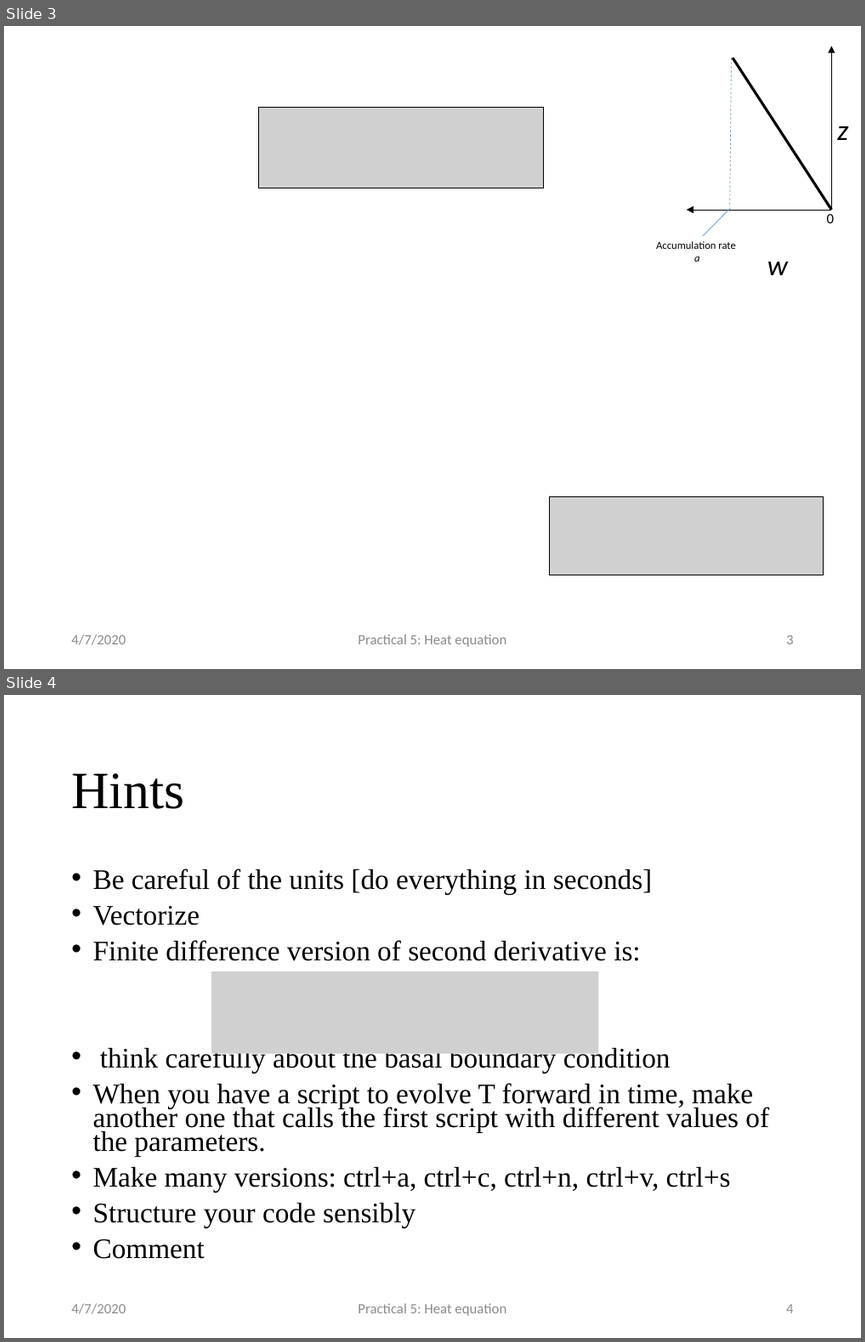
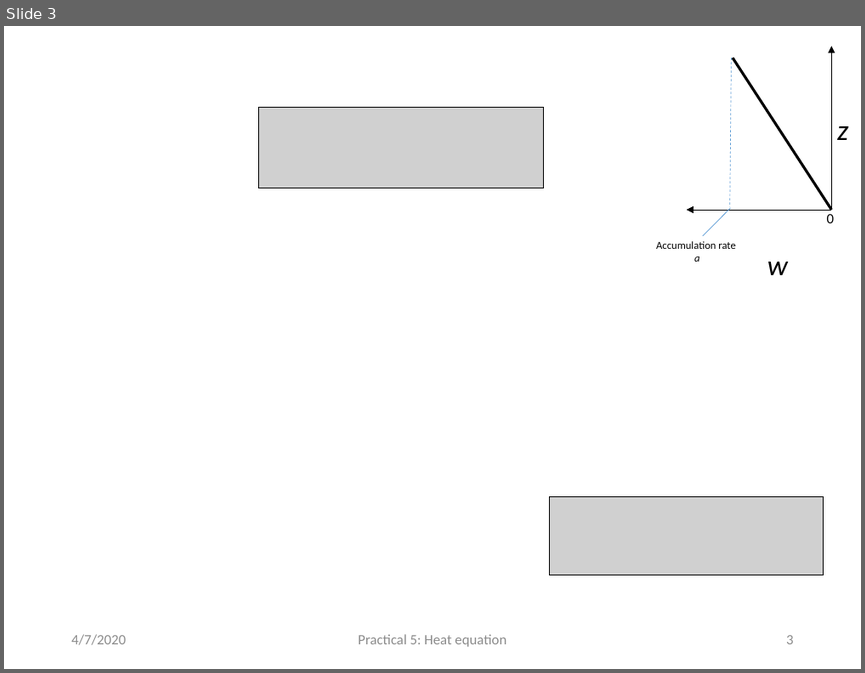
Before and after one commit to AnnaChen04/glaciology_practical, a slide deck: slides/practicals/P7_EESCGU4220_Heat_equation_2023.pptx. Shown one above the other, each under a label of ours: slides 3 and 4 before the commit, slide 3 after it. The pictures are 865x1342 and 865x673 pixels, drawn with LibreOffice and Linux fonts; fonts in the diff are those of the drawing; grey boxes stand for pictures. Boxes give left, top, right and bottom in pixels: in the first picture for what was removed or moved away, otherwise in the second. Text is boxed around its words. In the diff, an @@ line names an element or a change of style, - is before the commit and + after.

Commit message:
corrected code and slides to use the right w

```diff
--- a/slides/practicals/P7_EESCGU4220_Heat_equation_2023.pptx
+++ b/slides/practicals/P7_EESCGU4220_Heat_equation_2023.pptx
@@ slide 4 removed at [4,695,861,1338], background #FFFFFF @@
@@ title removed at [71,773,184,809] @@
-Hints
@@ text removed at [93,868,769,1259] @@
-• Be careful of the units [do everything in seconds]
-• Vectorize
-• Finite difference version of second derivative is:
-• think carefully about the basal boundary condition
-• When you have a script to evolve T forward in time, make another one that calls the first script with different values of the parameters.
-• Make many versions: ctrl+a, ctrl+c, ctrl+n, ctrl+v, ctrl+s
-• Structure your code sensibly
-• Comment
@@ picture removed at [211,972,599,1054] @@
@@ text removed at [71,1303,126,1314] @@
-4/7/2020
@@ text removed at [358,1303,506,1315] @@
-Practical 5: Heat equation
@@ page number removed at [786,1304,793,1313] @@
-4
```
Also in this commit, not shown: 4 other files.
